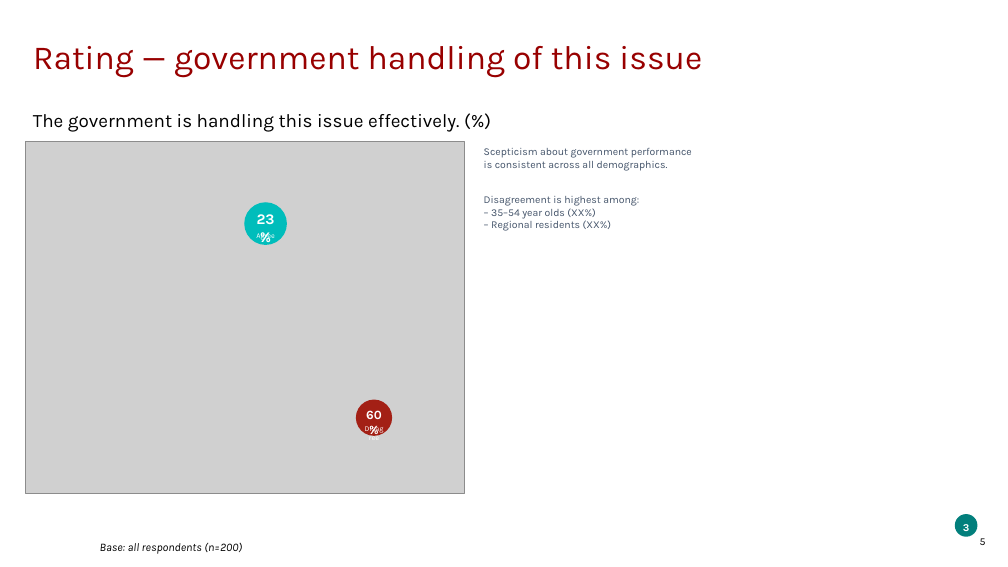
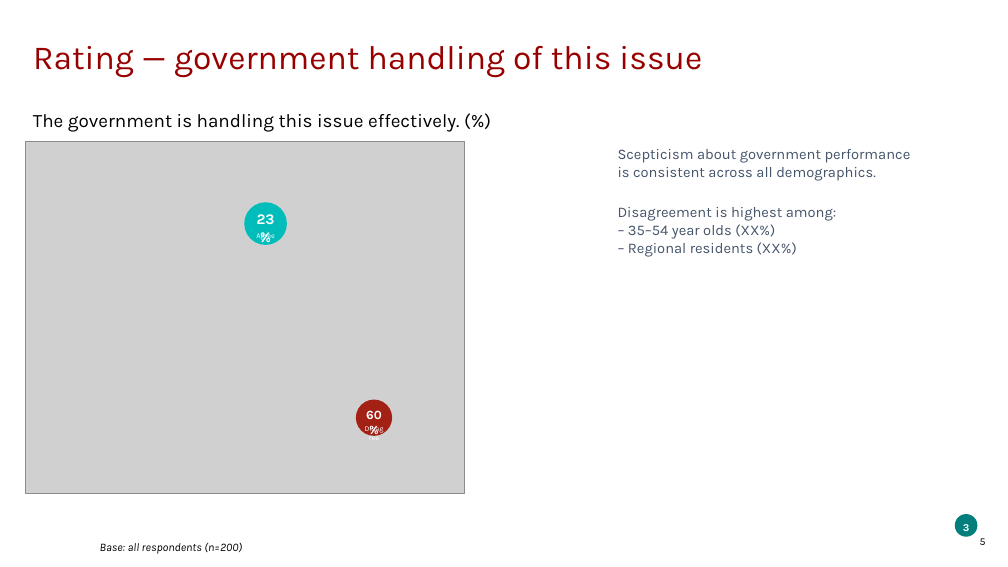
Before and after one commit to ThomasB4242/Test-1, a slide deck: slide 5 of sample_data/output.pptx. Drawn at 1008x567 pixels with LibreOffice and Linux fonts; fonts in the diff are those of the drawing; grey boxes stand for pictures; background and template pictures are left out. Boxes give left, top, right and bottom in pixels: in the first picture for what was removed or moved away, otherwise in the second. Text is boxed around its words. In the diff, an @@ line names an element or a change of style, - is before the commit and + after.

```diff
--- a/sample_data/output.pptx
+++ b/sample_data/output.pptx
@@ text "Scepticism about government performance": place and size @@
-text "Scepticism about government performance" at (484,148,692,231)
+text "Scepticism about government performance" at (618,149,911,257)
@@ text "Scepticism about government performance" at (618,149,911,257): size 10 to 14 pt @@
```
Also in this commit, not shown: 4 other slides changed, 1 slide added, 5 other files.
